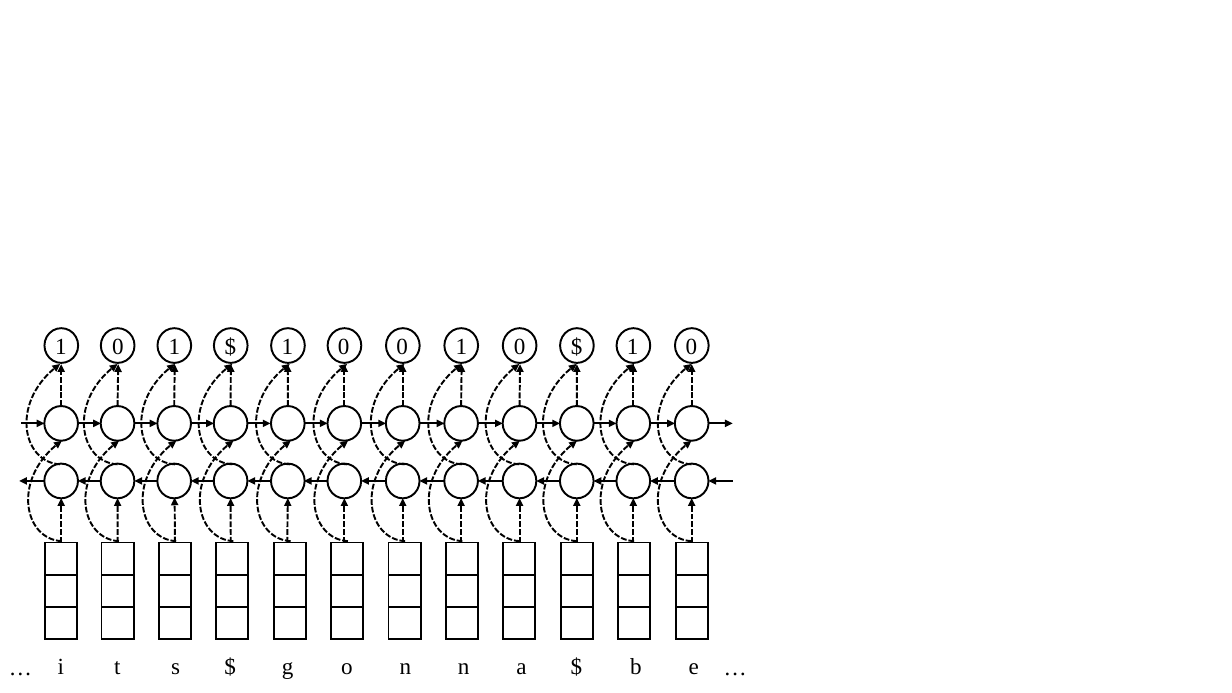
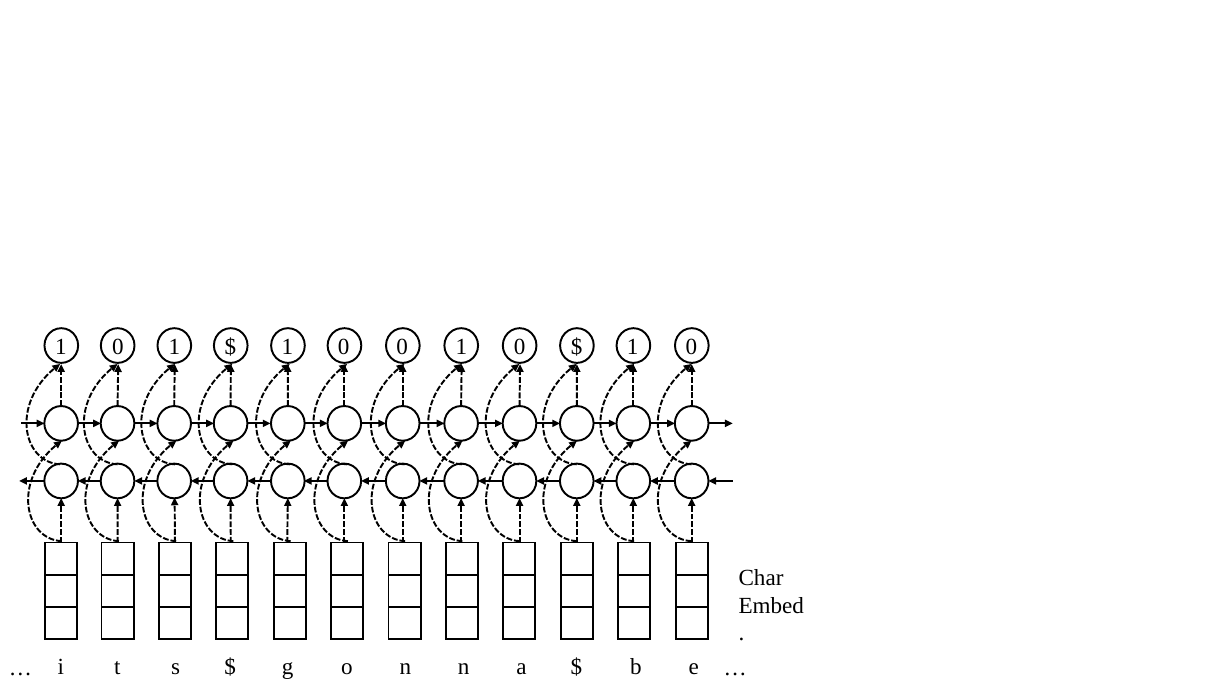
Before and after one commit to zhu-y11/TweeParPaper, a slide deck: slide 1 of graphics/bilstm_tokenizer.pptx. Drawn at 1232x693 pixels with LibreOffice and Linux fonts; fonts in the diff are those of the drawing. Boxes give left, top, right and bottom in pixels: in the first picture for what was removed or moved away, otherwise in the second. Text is boxed around its words. In the diff, an @@ line names an element or a change of style, - is before the commit and + after.

```diff
--- a/graphics/bilstm_tokenizer.pptx
+++ b/graphics/bilstm_tokenizer.pptx
@@ text added at (739, 569, 804, 614), 18 pt, text #000000 @@
+Char Embed.
```
Also in this commit, not shown: 7 other files.
